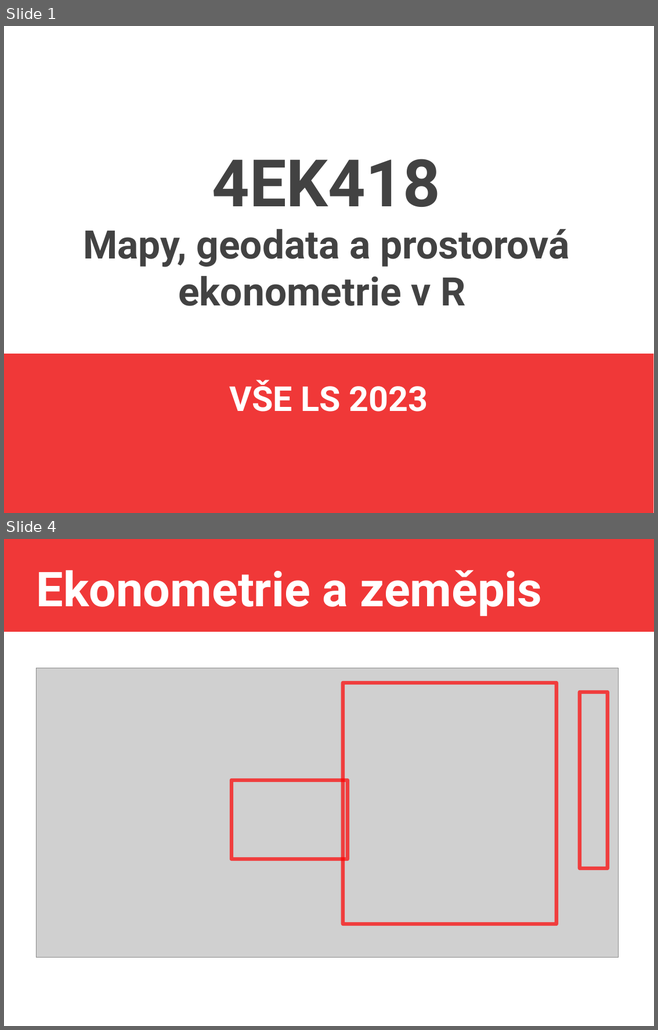
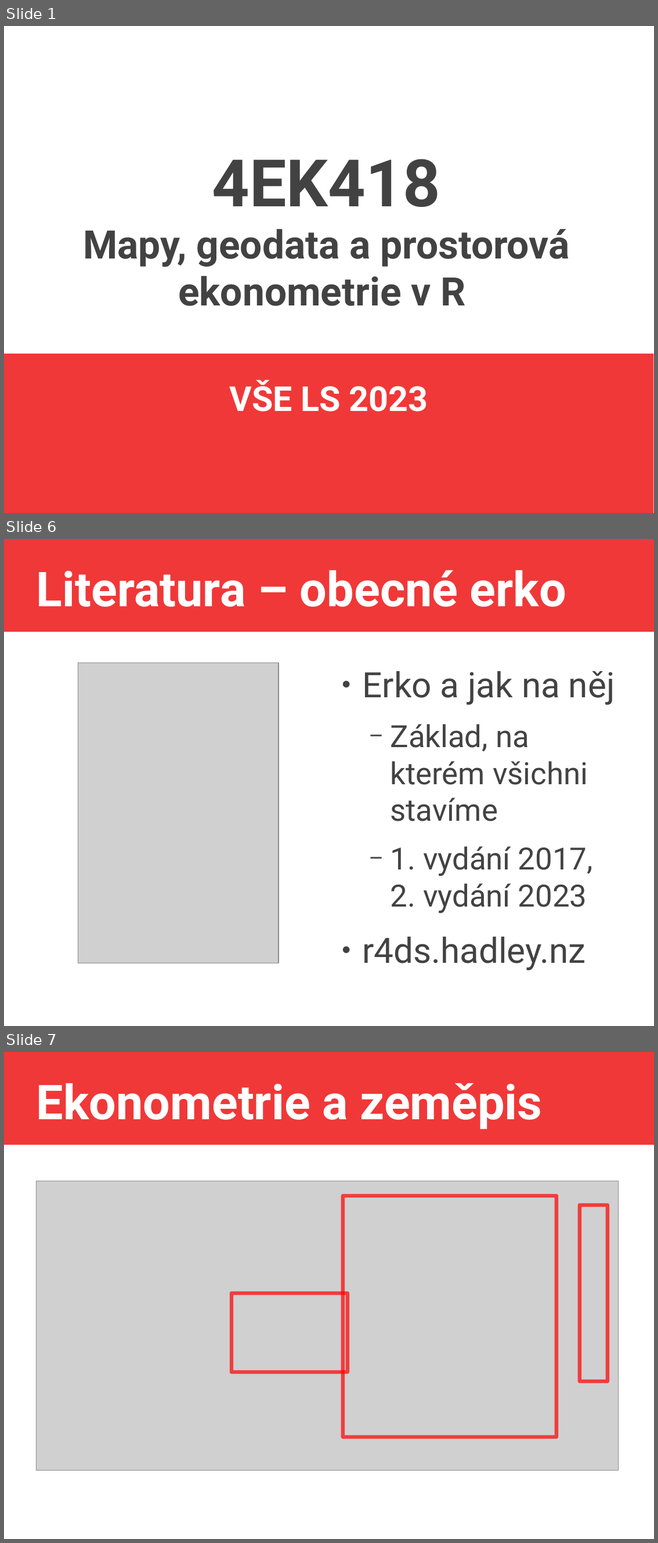
Before and after one commit to jlacko/4EK418, a slide deck: prez/0 - intro 4EK418.odp. Shown one above the other, each under a label of ours: slides 1 and 4 before the commit, slides 1, 6 and 7 after it; the slides between them are not shown. The pictures are 658x1030 and 658x1543 pixels, drawn with LibreOffice and Linux fonts; fonts in the diff are those of the drawing; grey boxes stand for pictures. Boxes give left, top, right and bottom in pixels: in the first picture for what was removed or moved away, otherwise in the second. Text is boxed around its words. In the diff, an @@ line names an element or a change of style, - is before the commit and + after.

Commit message:
literatura v úvodu

```diff
--- a/prez/0 - intro 4EK418.odp
+++ b/prez/0 - intro 4EK418.odp
@@ slide 6 added at (x1=4, y1=539, x2=654, y2=1026), background #FFFFFF; not listed: 1 template element that a slide beside it also shows @@
@@ title added at (x1=36, y1=570, x2=566, y2=607), 58.7 pt, text #FFFFFF, bold @@
+Literatura – obecné erko
@@ picture added at (x1=78, y1=663, x2=279, y2=964) @@
@@ text added at (x1=362, y1=671, x2=615, y2=971), 37.4 pt, text #424242 @@
+● Erko a jak na něj
+  − Základ, na kterém všichni stavíme
+  − 1. vydání 2017, 2. vydání 2023
+● r4ds.hadley.nz
@@ what was slide 4 is now slide 7 @@
```
Also in this commit, not shown: 2 slides changed, 2 other slides added, 1 other file.
